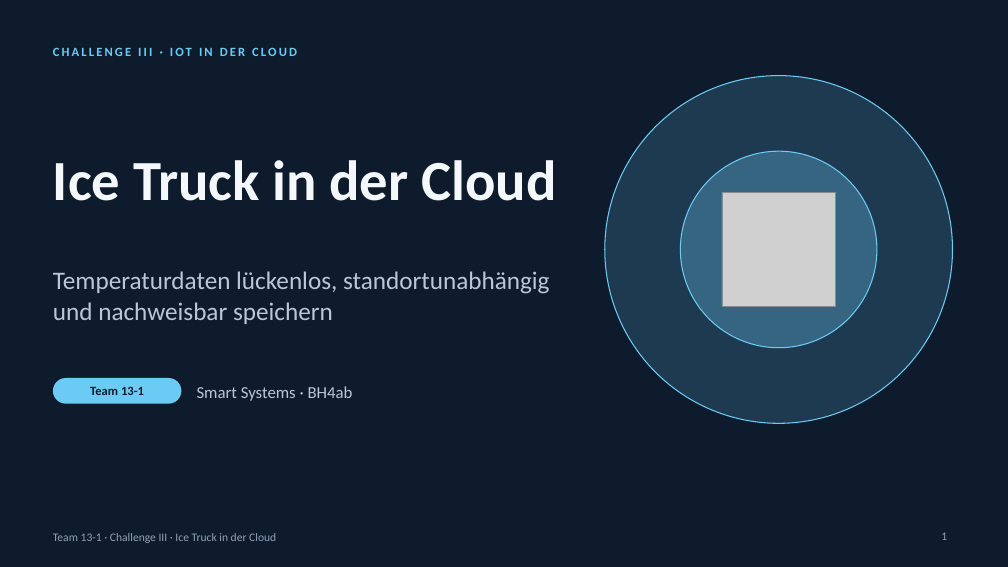
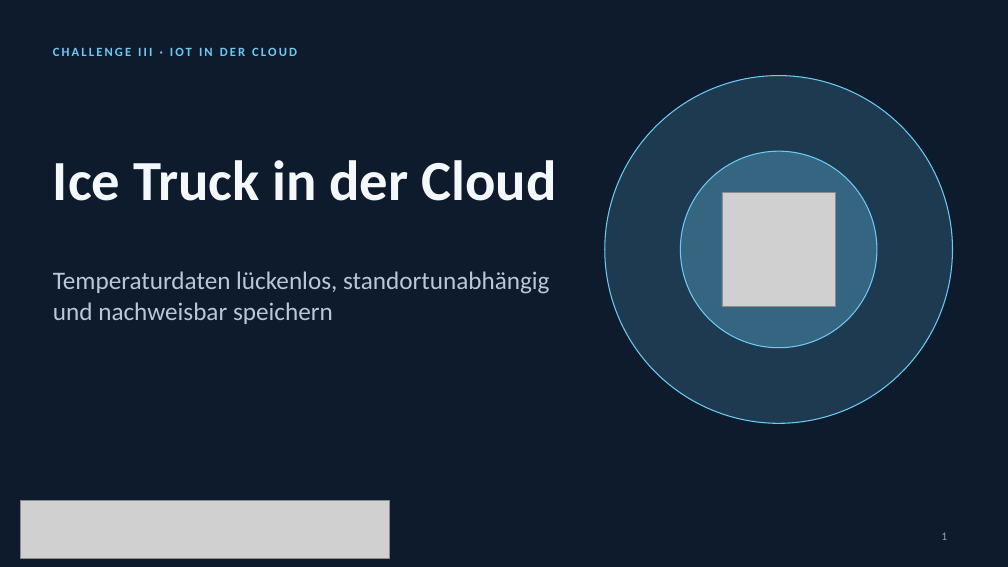
Before and after one commit to 47Felix/RasberryPI-Team-13, a slide deck: slide 1 of Challenge-III-Ice-Truck-Cloud/Praesentation/ice-truck-in-der-cloud.pptx. Drawn at 1008x567 pixels with LibreOffice and Linux fonts; fonts in the diff are those of the drawing; grey boxes stand for pictures. Boxes give left, top, right and bottom in pixels: in the first picture for what was removed or moved away, otherwise in the second. Text is boxed around its words. In the diff, an @@ line names an element or a change of style, - is before the commit and + after.

```diff
--- a/Challenge-III-Ice-Truck-Cloud/Praesentation/ice-truck-in-der-cloud.pptx
+++ b/Challenge-III-Ice-Truck-Cloud/Praesentation/ice-truck-in-der-cloud.pptx
@@ rounded rectangle removed at <box>53,378,181,404</box> @@
-Team 13-1
@@ text removed at <box>197,386,353,401</box> @@
-Smart Systems · BH4ab
@@ picture added at <box>20,501,390,558</box> @@
@@ text removed at <box>53,533,276,543</box> @@
-Team 13-1 · Challenge III · Ice Truck in der Cloud
```
Also in this commit, not shown: 12 other slides changed.
